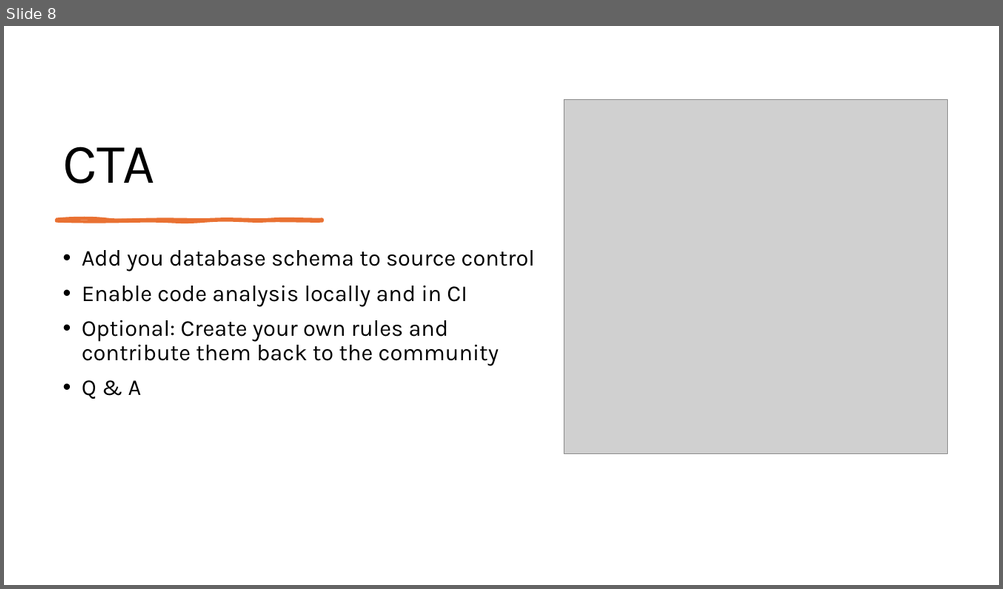
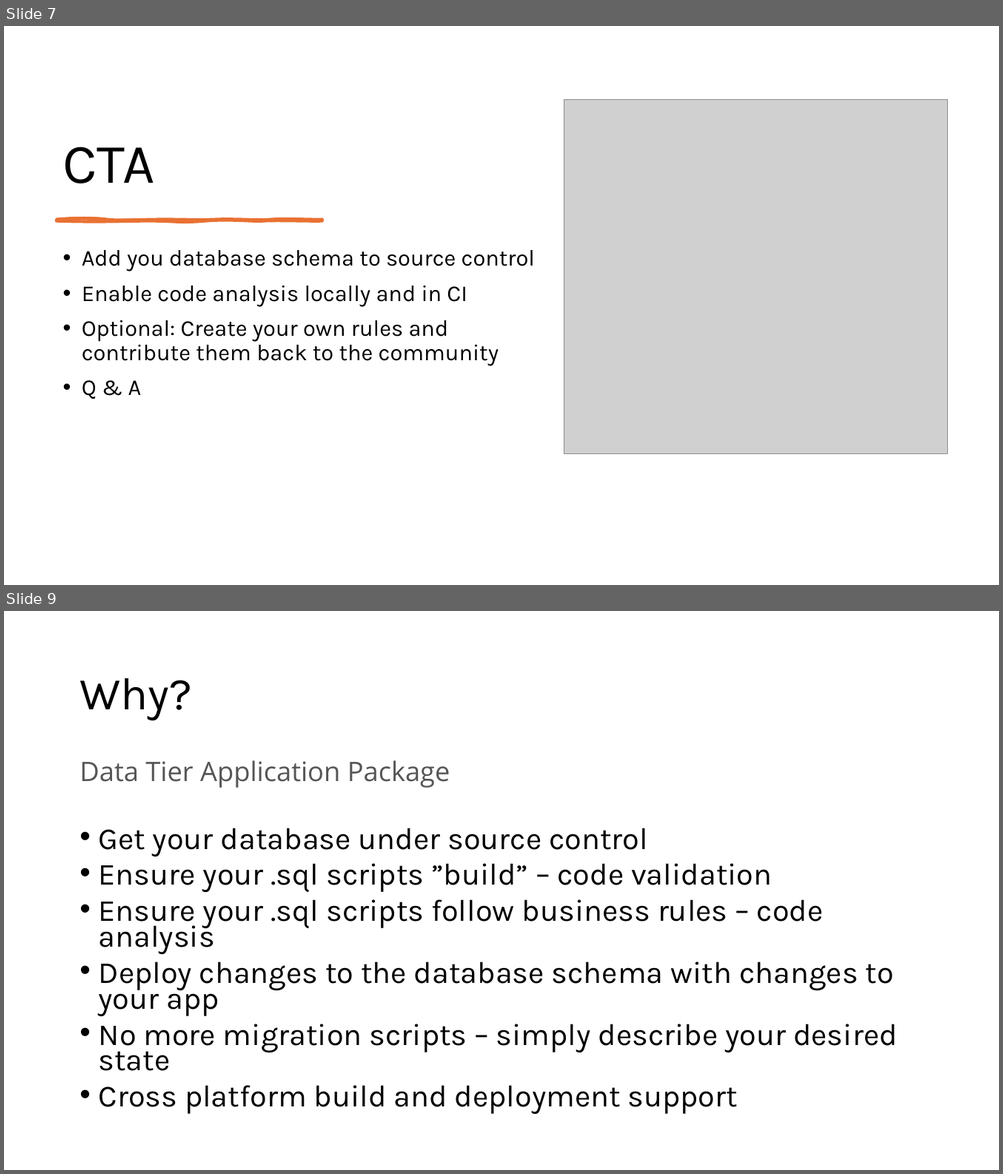
Before and after one commit to ErikEJ/TsqlAnalysis, a slide deck: T-SQL Code analysis.pptx. Shown one above the other, each under a label of ours: slide 8 before the commit, slides 7 and 9 after it; the slides between them are not shown. The pictures are 1003x589 and 1003x1174 pixels, drawn with LibreOffice and Linux fonts; fonts in the diff are those of the drawing; grey boxes stand for pictures. Boxes give left, top, right and bottom in pixels: in the first picture for what was removed or moved away, otherwise in the second. Text is boxed around its words. In the diff, an @@ line names an element or a change of style, - is before the commit and + after.

```diff
--- a/T-SQL Code analysis.pptx
+++ b/T-SQL Code analysis.pptx
@@ slide 9 added at [4,611,999,1170], background #FFFFFF @@
@@ title added at [79,678,192,721], 44 pt, text #000000 @@
+Why?
@@ text added at [79,760,897,1115], 29.6 pt, text #000000 @@
+Data Tier Application Package
+• Get your database under source control
+• Ensure your .sql scripts ”build” – code validation
+• Ensure your .sql scripts follow business rules – code analysis
+• Deploy changes to the database schema with changes to your app
+• No more migration scripts – simply describe your desired state
+• Cross platform build and deployment support
@@ what was slide 8 is now slide 7 @@
```
Also in this commit, not shown: 1 slide changed, 5 other slides added, 1 slide removed, 2 other files.
